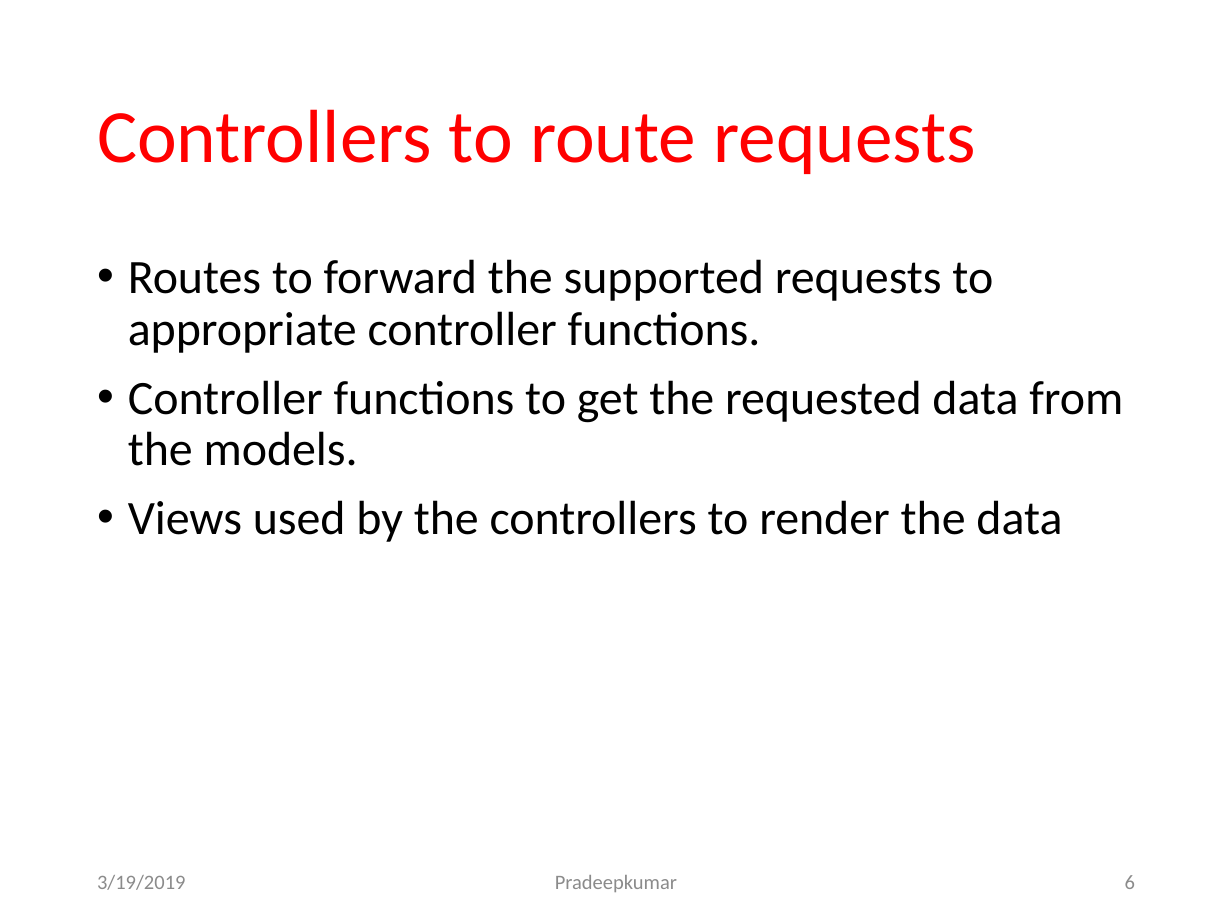
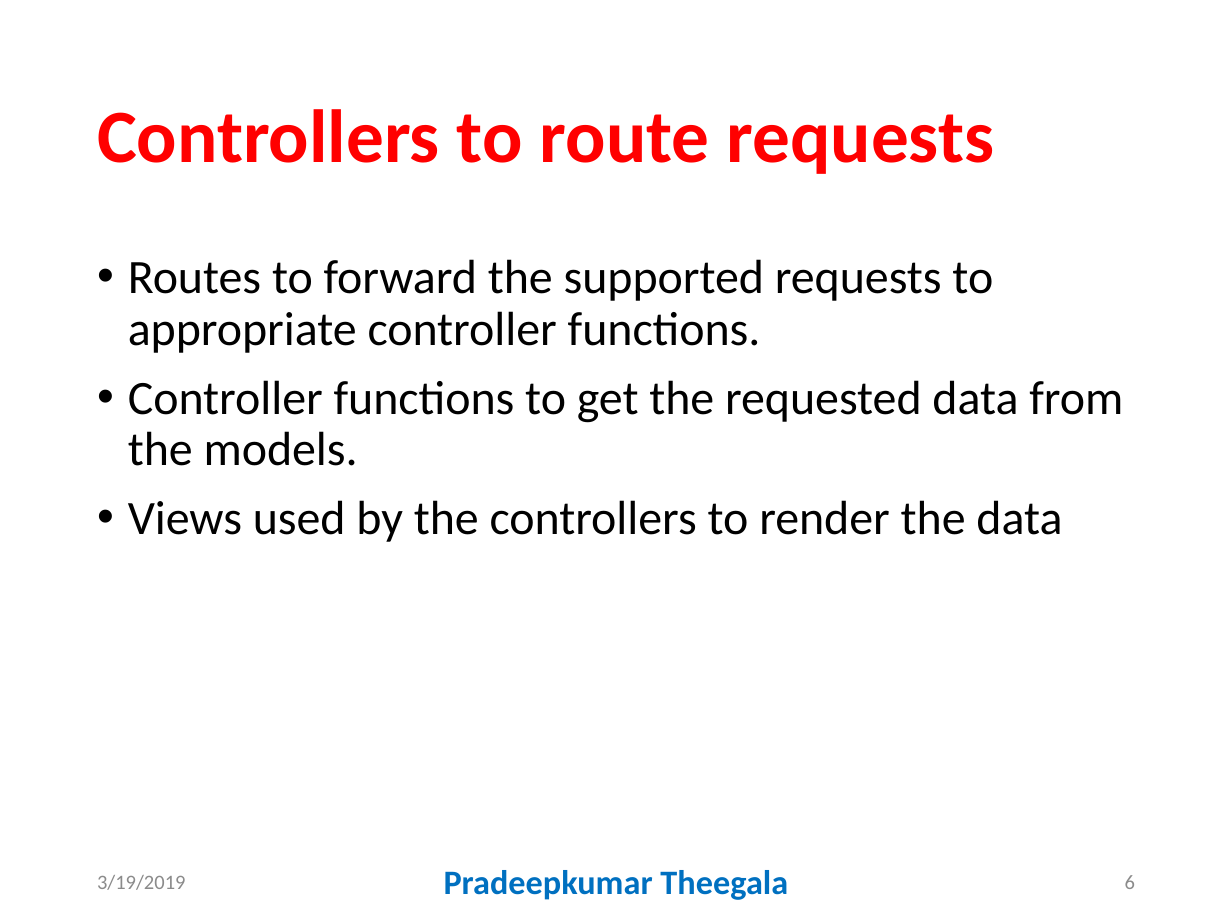
Before and after one commit to GallaPriyanka/routingExpressApp, a slide deck: slide 6 of docs/ws5.pptx. Drawn at 1232x924 pixels with LibreOffice and Linux fonts; fonts in the diff are those of the drawing. Boxes give left, top, right and bottom in pixels: in the first picture for what was removed or moved away, otherwise in the second. Text is boxed around its words. In the diff, an @@ line names an element or a change of style, - is before the commit and + after.

```diff
--- a/docs/ws5.pptx
+++ b/docs/ws5.pptx
@@ title "Controllers to route requests" at <box>97,109,995,174</box>: bold on @@
@@ text at <box>444,870,788,900</box>: text changed; size 12 to 20 pt; text colour #8C8C8C to #0070C0; bold on @@
-Pradeepkumar
+Pradeepkumar Theegala
```
Also in this commit, not shown: 15 other slides changed, 4 other files.
